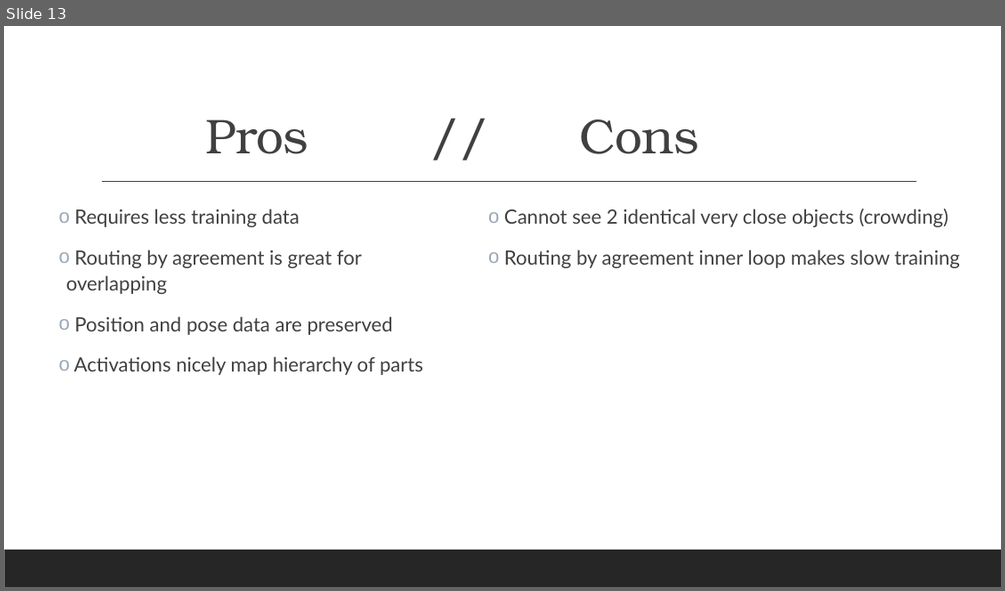
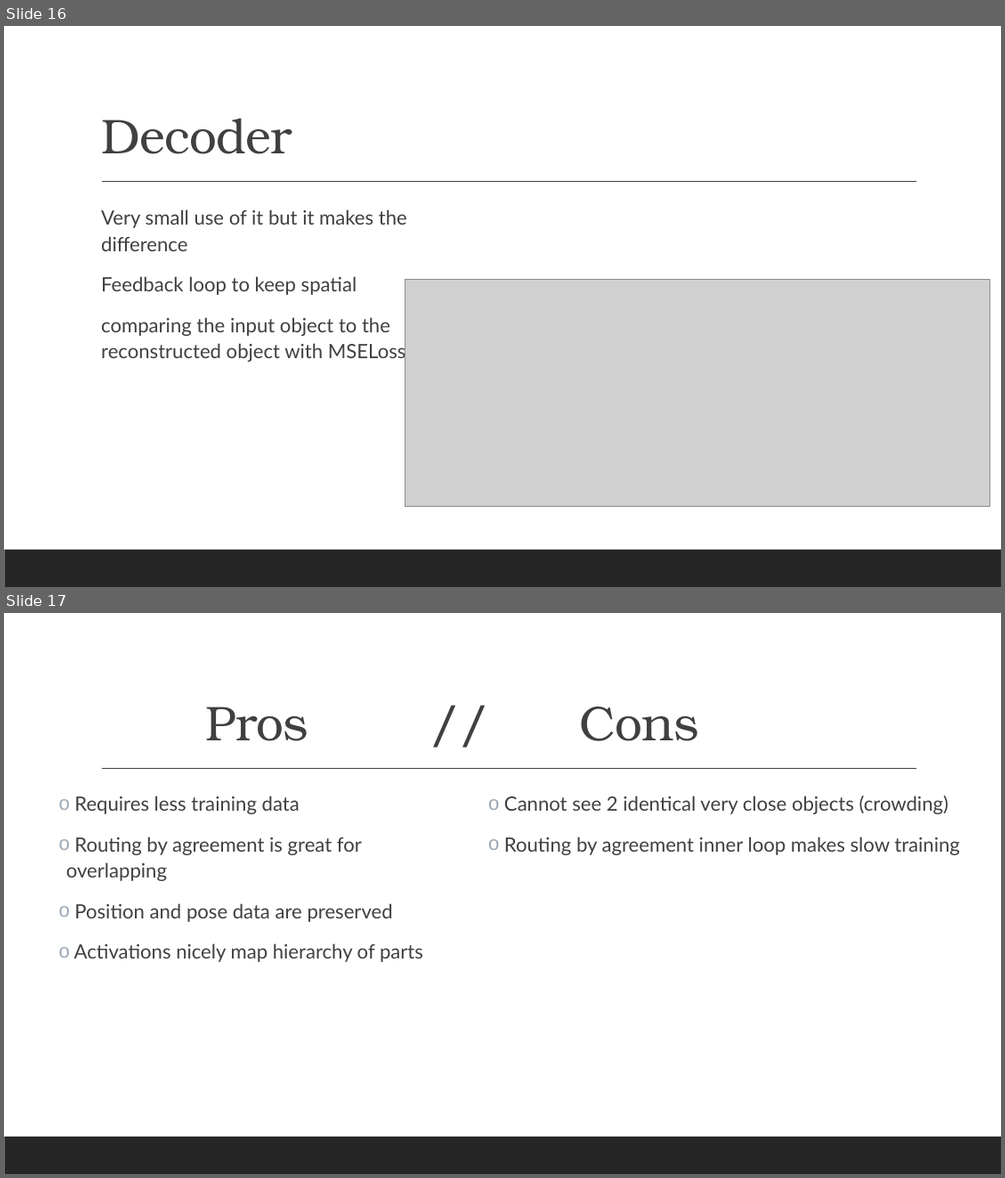
Before and after one commit to roniadmon/ML, a slide deck: Precipitation prediction.pptx. Shown one above the other, each under a label of ours: slide 13 before the commit, slides 16 and 17 after it. The pictures are 1005x591 and 1005x1178 pixels, drawn with LibreOffice and Linux fonts; fonts in the diff are those of the drawing; grey boxes stand for pictures. Boxes give left, top, right and bottom in pixels: in the first picture for what was removed or moved away, otherwise in the second. Text is boxed around its words. In the diff, an @@ line names an element or a change of style, - is before the commit and + after.

```diff
--- a/Precipitation prediction.pptx
+++ b/Precipitation prediction.pptx
@@ slide 16 added at <box>4,26,1001,587</box>, background #FFFFFF; not listed: 2 template elements that a slide beside it also shows @@
@@ title added at <box>101,118,292,154</box>, 47 pt, text #404040 @@
+Decoder
@@ text added at <box>101,209,407,363</box>, 19 pt, text #404040 @@
+  Very small use of it but it makes the difference
+  Feedback loop to keep spatial
+  comparing the input object to the reconstructed object with MSELoss
@@ picture added at <box>404,280,990,506</box> @@
@@ what was slide 13 is now slide 17 @@
```
Also in this commit, not shown: 3 slides changed, 4 other slides added, 1 slide removed.
